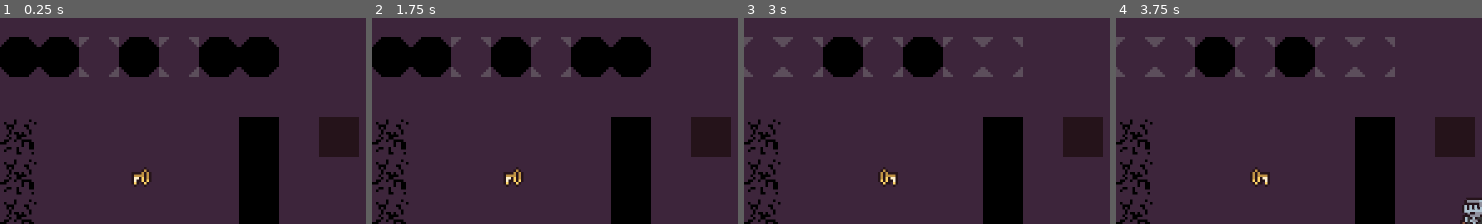
Above: before the commit, frames 1-4 (left to right).
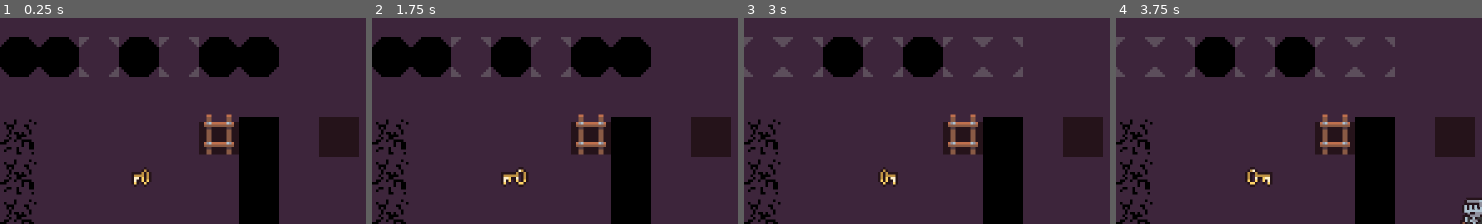
Above: after the commit, the same moments.

Repository: Nabil080/dungeon-collapse
Game: Godot game, scene res://core/root.tscn
The game is run twice, just before and just after one commit, with the same random seed, the same clock (stepped at 60 frames per second) and the same inputs.
Inputs:
- Up to frame 1 (0.25 s): no input
- Up to frame 2 (1.75 s): hold D (move_right) 0.53-1.28 s; hold S (move_down) from 1.28 s (still down)
- Up to frame 3 (3 s): release S (move_down) at 2.03 s; hold D (move_right) 2.03-2.78 s; hold W (move_up) from 2.78 s (still down)
- Up to frame 4 (3.75 s): release W (move_up) at 3.53 s; hold A (move_left) from 3.53 s (still down)
The pictures show only the part of the screen within x 28-78%, y 7-57%; the shares and areas given below are measured in that part.

The runs differ from the first frame. In frame 1, 1.8% of the frame differs, in the area x 54-66%, y 46-67%; in frame 2, 2.2%; in frame 3, 1.8%; in frame 4, 2.2%, in the area x 35-66%, y 46-83%.

Commit message:
exit detection

Diff:
--- a/core/root.tscn
+++ b/core/root.tscn
@@ -13,6 +13,7 @@
 [ext_resource type="Script" uid="uid://dv5omaa26vc7y" path="res://core/turn_manager.gd" id="7_h1we1"]
 [ext_resource type="Script" uid="uid://q33ea0tups0t" path="res://tiles/definitions/disabled_tile.gd" id="8_n3jy7"]
 [ext_resource type="PackedScene" uid="uid://dwfbnbq1681cp" path="res://pickups/key.tscn" id="13_7vaof"]
+[ext_resource type="PackedScene" uid="uid://clcsgxf2dph3t" path="res://tiles/scenes/exit_ladder.tscn" id="14_tg4cn"]
 
 [sub_resource type="Resource" id="Resource_gn32c"]
 script = ExtResource("4_o46h6")
@@ -191,6 +192,12 @@
 tile_map_data = PackedByteArray("AAAHAAQAAAAKAAAAAAAHAAUAAAAKAAAAAAAHAAYAAAAKAAAAAAAHAAcAAAAKAAAAAAAIAAQAAAAKAAAAAAAIAA …(3760 unchanged characters)…
 tile_set = SubResource("TileSet_oii04")
 
+[node name="Key" parent="Level" instance=ExtResource("13_7vaof")]
+position = Vector2(153, 88)
+
+[node name="ExitLadder" parent="Level" instance=ExtResource("14_tg4cn")]
+position = Vector2(184, 71)
+
 [node name="BoardController" type="Node" parent="." node_paths=PackedStringArray("floor_tilemap")]
 script = ExtResource("3_xgk6v")
 floor_tilemap = NodePath("../Level/Floor")
@@ -204,6 +211,3 @@
 position = Vector2(132, 114)
 board_controller = NodePath("../BoardController")
 turn_manager = NodePath("../TurnManager")
-
-[node name="Key" parent="." instance=ExtResource("13_7vaof")]
-position = Vector2(153, 88)
--- a/pickups/key.gd
+++ b/pickups/key.gd
@@ -4,6 +4,6 @@
 
 func _on_area_entered(area: Area2D) -> void:
 	if not area.is_in_group("player"):
-		pass
+		return
 	GameManager.has_key = true
 	queue_free()
--- a/pickups/key.tscn
+++ b/pickups/key.tscn
@@ -40,7 +40,7 @@
 [node name="AnimatedSprite2D" type="AnimatedSprite2D" parent="."]
 sprite_frames = SubResource("SpriteFrames_ue1lh")
 autoplay = "default"
-frame_progress = 0.31634977
+frame_progress = 0.01065029
 
 [node name="CollisionShape2D" type="CollisionShape2D" parent="."]
 shape = SubResource("CircleShape2D_rpdf8")
--- /dev/null
+++ b/tiles/scenes/exit_ladder.gd
@@ -0,0 +1,10 @@
+class_name ExitLadder
+extends Area2D
+
+
+func _on_area_entered(area: Area2D) -> void:
+	if (not area.is_in_group("player") or not GameManager.can_open_door):
+		print("Cannot exit yet")
+		return
+	print("Exiting by ladder")
+	get_tree().reload_current_scene()
--- /dev/null
+++ b/tiles/scenes/exit_ladder.tscn
@@ -0,0 +1,33 @@
+[gd_scene load_steps=6 format=3 uid="uid://clcsgxf2dph3t"]
+
+[ext_resource type="Script" uid="uid://d04hro6g88tba" path="res://tiles/scenes/exit_ladder.gd" id="1_4ssst"]
+[ext_resource type="Texture2D" uid="uid://dihaja6kt0nwq" path="res://assets/2D Pixel Dungeon Asset Pack/character and tileset/Dungeon_Tileset.png" id="1_715iq"]
+
+[sub_resource type="AtlasTexture" id="AtlasTexture_4ssst"]
+atlas = ExtResource("1_715iq")
+region = Rect2(144, 48, 16, 16)
+
+[sub_resource type="SpriteFrames" id="SpriteFrames_5otg4"]
+animations = [{
+"frames": [{
+"duration": 1.0,
+"texture": SubResource("AtlasTexture_4ssst")
+}],
+"loop": true,
+"name": &"default",
+"speed": 5.0
+}]
+
+[sub_resource type="RectangleShape2D" id="RectangleShape2D_715iq"]
+size = Vector2(14, 14)
+
+[node name="ExitLadder" type="Area2D"]
+script = ExtResource("1_4ssst")
+
+[node name="AnimatedSprite2D" type="AnimatedSprite2D" parent="."]
+sprite_frames = SubResource("SpriteFrames_5otg4")
+
+[node name="CollisionShape2D" type="CollisionShape2D" parent="."]
+shape = SubResource("RectangleShape2D_715iq")
+
+[connection signal="area_entered" from="." to="." method="_on_area_entered"]
Not shown: 1 places in core/root.tscn that only renumber resources
Not shown, added: tiles/scenes/exit_ladder.gd.uid
